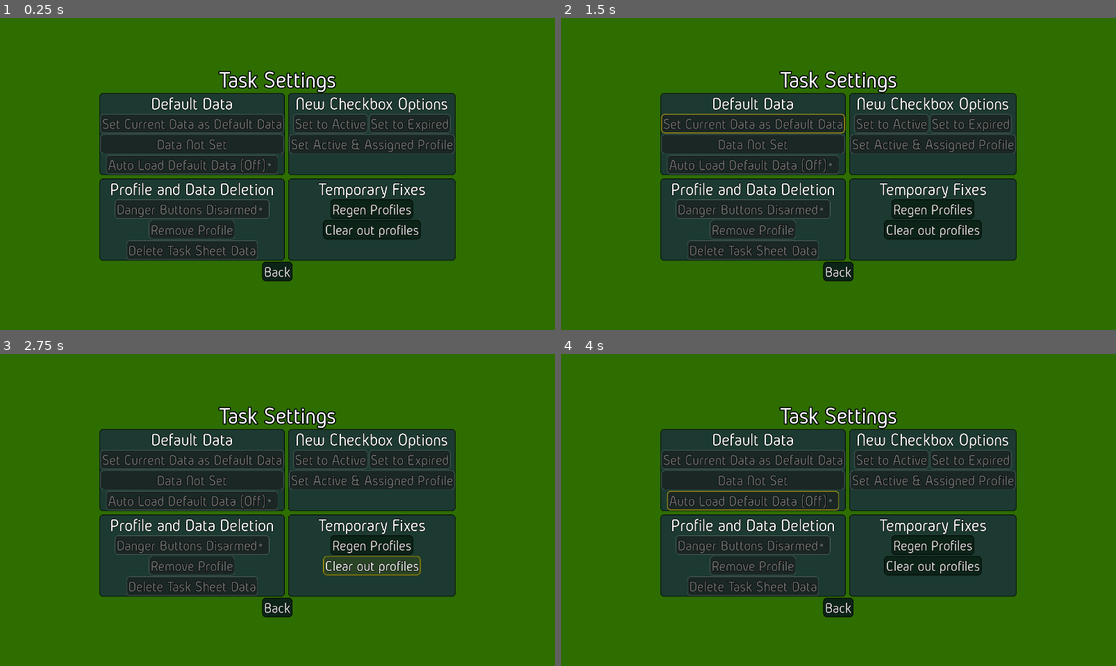
Above: before the commit, frames 1-4 (two rows, left to right).
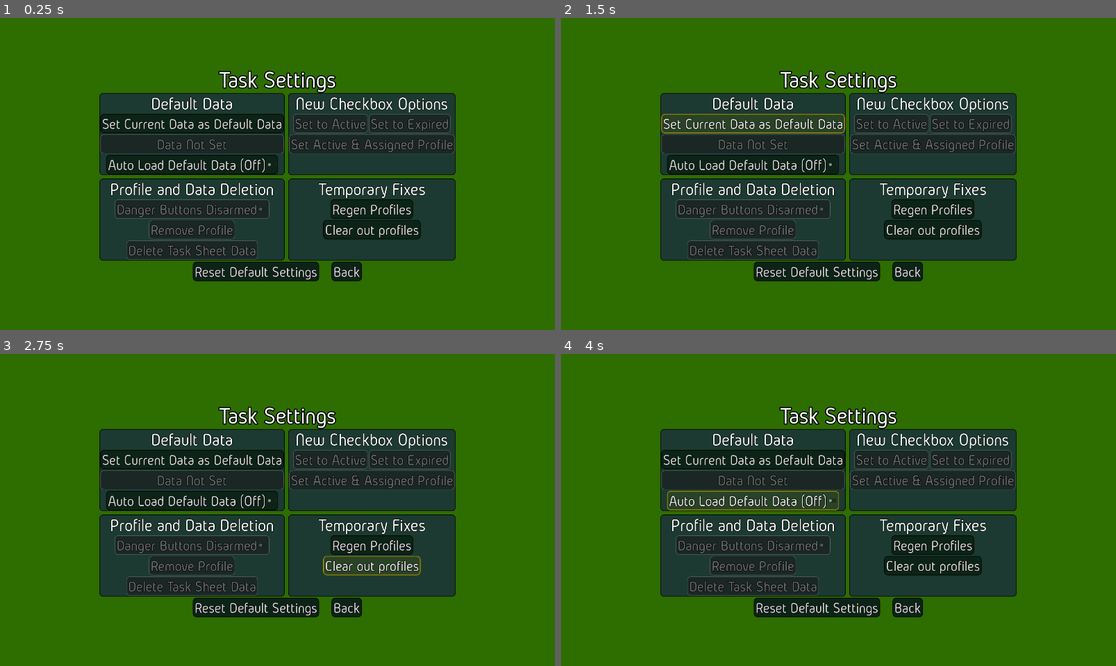
Above: after the commit, the same moments.

Repository: Phoenix-Greenleaf/GG-Household-Helper
Game: Godot game, scene res://scenes/task_tracking_settings.tscn
Two runs of this game, one before a commit and one after it. Both use one fixed random seed, a clock stepped at 60 frames per second and the inputs below. This scene is started directly instead of the project's main scene.
Inputs (mouse positions are in pixels of both pictures, inside the frame that each line leads up to):
- Up to frame 1 (0.25 s): no input
- Up to frame 2 (1.5 s): click "Regen Profiles" at 0.5 s; click (755, 124) at 1.25 s, where only the run after the commit has a clickable "Set Current Data as Default D…"
- Up to frame 3 (2.75 s): click "Clear out profiles" at 2 s
- Up to frame 4 (4 s): click (755, 500) at 2.75 s, where only the run after the commit has a clickable "Auto Load Default Data (Off)"; click (755, 500) at 3.5 s, where only the run after the commit has a clickable "Auto Load Default Data (On!)"

The runs differ from the first frame. In frame 1, 2.5% of the frame differs, in the area x 18-66%, y 30-85%; in frame 2, 3.5%, in the area x 18-66%, y 31-85%; in frame 3, 2.5%; in frame 4, 3.4%.
Error before the commit: Invalid access to property or key 'user_profiles' on a base object of type 'Nil'. (res://scenes/task_tracking_settings.gd:16)
Error after the commit: Invalid access to property or key 'user_profiles' on a base object of type 'Nil'. (res://scenes/task_tracking_settings.gd:42)

Commit message:
SettingsData created
Added a new resouce save for Settings, connected to GlobalData. The first option enables auto-loading of task sheets. The settings data has functions to call to create/reset all settings, or just certain sections. All setting changes are saved when made.

Diff:
--- a/data/data_global.gd
+++ b/data/data_global.gd
@@ -61,6 +61,7 @@
 var month_strings: Array[String]
 
 var current_tasksheet_data: TaskSpreadsheetData
+var settings_file: SettingsData
 
 var current_checkbox_state: int = Checkbox.ACTIVE
 var current_checkbox_profile: Array = default_profile
@@ -72,11 +73,20 @@
 var current_toggled_editor_mode: int = editor_modes["Checkbox"]
 var current_toggled_checkbox_mode: CheckboxToggle = CheckboxToggle.INSPECT
 
+var user_folder := "user://"
+var settings_save_name := "Settings"
+var resource_extension := ".res"
+var settings_filepath: String = user_folder + settings_save_name + resource_extension
 
 func _init() -> void:
 	var month_keys: Array = Month.keys()
 	for month in month_keys:
 		month_strings.append(month.capitalize())
+
+
+func _ready() -> void:
+	SignalBus._on_settings_changed.connect(save_settings)
+	load_settings()
 
 
 func button_based_message(target: Node, message: String, time: int = 2) -> void:
@@ -110,3 +120,27 @@
 		_:
 			print("Days_in_month_finder match error")
 			return 6
+
+
+func load_settings() -> void:
+	if settings_file:
+		return
+	if not FileAccess.file_exists(settings_filepath):
+		create_settings()
+		return
+	settings_file = ResourceLoader.load(settings_filepath)
+
+
+func create_settings() -> void:
+	settings_file = SettingsData.new()
+	settings_file.reset_all_default_settings()
+	prints("New settings data created")
+	save_settings()
+
+
+func save_settings() -> void:
+	var settings_save_error = ResourceSaver.save(settings_file, settings_filepath)
+	if settings_save_error != OK:
+		printerr("Failed to save settings", settings_save_error)
+		return
+	prints("Settings Saved")
--- /dev/null
+++ b/data/settings_data.gd
@@ -0,0 +1,22 @@
+extends Resource
+
+class_name SettingsData
+
+@export var task_enable_auto_load_default_data: bool
+@export var task_default_data: TaskSpreadsheetData
+@export var task_enable_deletion_buttons: bool
+@export var task_current_new_checkbox_option: NEW_CHECKBOX_OPTION
+enum NEW_CHECKBOX_OPTION {ACTIVE, EXPIRED, ASSIGNED}
+
+
+func reset_all_default_settings() -> void:
+	prints("Changing all settings to defaults...")
+	reset_task_tracking_settings()
+
+
+func reset_task_tracking_settings() -> void:
+	task_enable_auto_load_default_data = false
+	task_default_data = null
+	task_enable_deletion_buttons = false
+	task_current_new_checkbox_option = NEW_CHECKBOX_OPTION.ASSIGNED
+	prints("Task Tracking Settings reset to defaults.")
--- a/data/signal_bus.gd
+++ b/data/signal_bus.gd
@@ -10,3 +10,4 @@
 signal reset_save_warning
 signal update_checkbox_button
 signal reload_profiles_triggered
+signal _on_settings_changed
--- a/gui/data_manager/data_manager.gd
+++ b/gui/data_manager/data_manager.gd
@@ -16,7 +16,6 @@
 var task_save_button = preload("res://gui/data_manager/task_save_button.tscn")
 
 var tasksheet_folder = "user://task_data/"
-var profile_folder = "user://profile_data/"
 var export_folder = "user://exports/"
 
 var task_button_count: int = 0
--- a/gui/task_tracking/task_spreadsheet/task_spreadsheet_grid_container.gd
+++ b/gui/task_tracking/task_spreadsheet/task_spreadsheet_grid_container.gd
@@ -48,14 +48,17 @@
 	ready_connections()
 	close_new_task_panel()
 	get_dropdown_items_from_global()
+	if DataGlobal.settings_file.task_enable_auto_load_default_data:
+		DataGlobal.current_tasksheet_data = DataGlobal.settings_file.task_default_data
+		data_for_spreadsheet = DataGlobal.settings_file.task_default_data
 	if !data_for_spreadsheet:
 		print("No Tasksheet found for TaskGrid....")
-	else:
-		var title = DataGlobal.current_tasksheet_data.spreadsheet_title
-		var year = DataGlobal.current_tasksheet_data.spreadsheet_year
-		prints("TaskGrid found:", title, ":", year)
-		load_existing_data()
-		existing_groups_option_section_picker()
+		return
+	var title = DataGlobal.current_tasksheet_data.spreadsheet_title
+	var year = DataGlobal.current_tasksheet_data.spreadsheet_year
+	prints("TaskGrid found:", title, ":", year)
+	load_existing_data()
+	existing_groups_option_section_picker()
 
 
 func ready_connections() -> void:
@@ -65,7 +68,6 @@
 	SignalBus._on_editor_mode_changed.connect(toggle_info_checkbox_modes)
 	SignalBus._on_editor_section_changed.connect(section_or_month_changed)
 	SignalBus._on_editor_month_changed.connect(section_or_month_changed)
-#	SignalBus._on_checkbox_mode_changed.connect(sync_checkbox_menu_to_mode)
 	get_viewport().gui_focus_changed.connect(_on_focus_changed)
 
 
--- a/scenes/task_tracking_settings.gd
+++ b/scenes/task_tracking_settings.gd
@@ -1,15 +1,41 @@
 extends PanelContainer
 
-var scanned_profiles: Array
-var current_data: TaskSpreadsheetData
+var scanned_profiles: Array #temp
+var current_data: TaskSpreadsheetData #temp
 
+@onready var auto_load_check_button: CheckButton = %AutoLoadCheckButton
+@onready var default_data_display_button: Button = %DefaultDataDisplayButton
+
+
+func _ready() -> void:
+	load_settings()
+
+func load_settings() -> void:
+	var settings = DataGlobal.settings_file
+	if not settings.task_enable_auto_load_default_data:
+		auto_load_check_button.button_pressed = false
+		auto_load_check_button.text = "Auto Load Default Data (Off)"
+	if settings.task_enable_auto_load_default_data:
+		auto_load_check_button.button_pressed = true
+		auto_load_check_button.text = "Auto Load Default Data (On!)"
+	if settings.task_default_data:
+		var task_name = settings.task_default_data.spreadsheet_title
+		var task_year = str(settings.task_default_data.spreadsheet_year)
+		default_data_display_button.text = "Current Default: " + task_name + " " + task_year
+		default_data_display_button.disabled = false
+		default_data_display_button.button_pressed = true
+	if not settings.task_default_data:
+		default_data_display_button.text = "Data Not Set"
+		default_data_display_button.disabled = true
+		default_data_display_button.button_pressed = false
+	prints("Task Settings Loaded")
 
 
 func _on_back_button_pressed() -> void:
 	get_tree().change_scene_to_file("res://scenes/task_tracking_menu.tscn")
 
 
-func _on_regen_profiles_button_pressed() -> void:
+func _on_regen_profiles_button_pressed() -> void: #temp
 	prints()
 #	prints("Regenerating Profiles")
 	scanned_profiles = []
@@ -32,7 +58,7 @@
 	prints("Profiles founds:", scanned_profiles.size())
 
 
-func scan_section(target_section) -> void:
+func scan_section(target_section) -> void: #temp
 #	prints("Section contains:", target_section.size(), target_section)
 	for task_iteration in target_section:
 #		prints("Scanning task:", task_iteration.name)
@@ -53,6 +79,27 @@
 	SignalBus.reload_profiles_triggered.emit()
 
 
-func _on_wipe_profiles_button_pressed() -> void:
+func _on_wipe_profiles_button_pressed() -> void: #temp
 	DataGlobal.current_tasksheet_data.user_profiles.clear()
 	prints("Profiles got wiped")
+
+
+func _on_auto_load_check_button_toggled(button_pressed: bool) -> void:
+	if not button_pressed:
+		DataGlobal.settings_file.task_enable_auto_load_default_data = false
+	if button_pressed:
+		DataGlobal.settings_file.task_enable_auto_load_default_data = true
+	SignalBus._on_settings_changed.emit()
+	load_settings()
+
+
+func _on_reset_default_settings_button_pressed() -> void:
+	DataGlobal.settings_file.reset_task_tracking_settings()
+	SignalBus._on_settings_changed.emit()
+	load_settings()
+
+
+func _on_set_default_data_button_pressed() -> void:
+	DataGlobal.settings_file.task_default_data = DataGlobal.current_tasksheet_data
+	SignalBus._on_settings_changed.emit()
+	load_settings()
--- a/scenes/task_tracking_settings.tscn
+++ b/scenes/task_tracking_settings.tscn
@@ -48,19 +48,20 @@
 
 [node name="SetDefaultDataButton" type="Button" parent="Center/VBox/GridContainer/DefaultDataPanelContainer/DefaultDataVBox"]
 layout_mode = 2
-disabled = true
 text = "Set Current Data as Default Data"
 
 [node name="DefaultDataDisplayButton" type="Button" parent="Center/VBox/GridContainer/DefaultDataPanelContainer/DefaultDataVBox"]
+unique_name_in_owner = true
 layout_mode = 2
 mouse_filter = 2
 disabled = true
+toggle_mode = true
 text = "Data Not Set"
 
 [node name="AutoLoadCheckButton" type="CheckButton" parent="Center/VBox/GridContainer/DefaultDataPanelContainer/DefaultDataVBox"]
+unique_name_in_owner = true
 layout_mode = 2
 size_flags_horizontal = 4
-disabled = true
 text = "Auto Load Default Data (Off)"
 
 [node name="NewCheckboxOptionsPanelContainer" type="PanelContainer" parent="Center/VBox/GridContainer"]
@@ -149,11 +150,23 @@
 size_flags_horizontal = 4
 text = "Clear out profiles"
 
-[node name="BackButton" type="Button" parent="Center/VBox"]
+[node name="HBoxContainer" type="HBoxContainer" parent="Center/VBox"]
+layout_mode = 2
+theme_override_constants/separation = 43
+alignment = 1
+
+[node name="ResetDefaultSettingsButton" type="Button" parent="Center/VBox/HBoxContainer"]
+layout_mode = 2
+text = "Reset Default Settings"
+
+[node name="BackButton" type="Button" parent="Center/VBox/HBoxContainer"]
 layout_mode = 2
 size_flags_horizontal = 4
 text = "Back"
 
+[connection signal="pressed" from="Center/VBox/GridContainer/DefaultDataPanelContainer/DefaultDataVBox/SetDefaultDataButton" to="." method="_on_set_default_data_button_pressed"]
+[connection signal="toggled" from="Center/VBox/GridContainer/DefaultDataPanelContainer/DefaultDataVBox/AutoLoadCheckButton" to="." method="_on_auto_load_check_button_toggled"]
 [connection signal="pressed" from="Center/VBox/GridContainer/DefaultDataPanelContainer4/DefaultDataVBox/RegenProfilesButton" to="." method="_on_regen_profiles_button_pressed"]
 [connection signal="pressed" from="Center/VBox/GridContainer/DefaultDataPanelContainer4/DefaultDataVBox/WipeProfilesButton" to="." method="_on_wipe_profiles_button_pressed"]
-[connection signal="pressed" from="Center/VBox/BackButton" to="." method="_on_back_button_pressed"]
+[connection signal="pressed" from="Center/VBox/HBoxContainer/ResetDefaultSettingsButton" to="." method="_on_reset_default_settings_button_pressed"]
+[connection signal="pressed" from="Center/VBox/HBoxContainer/BackButton" to="." method="_on_back_button_pressed"]
